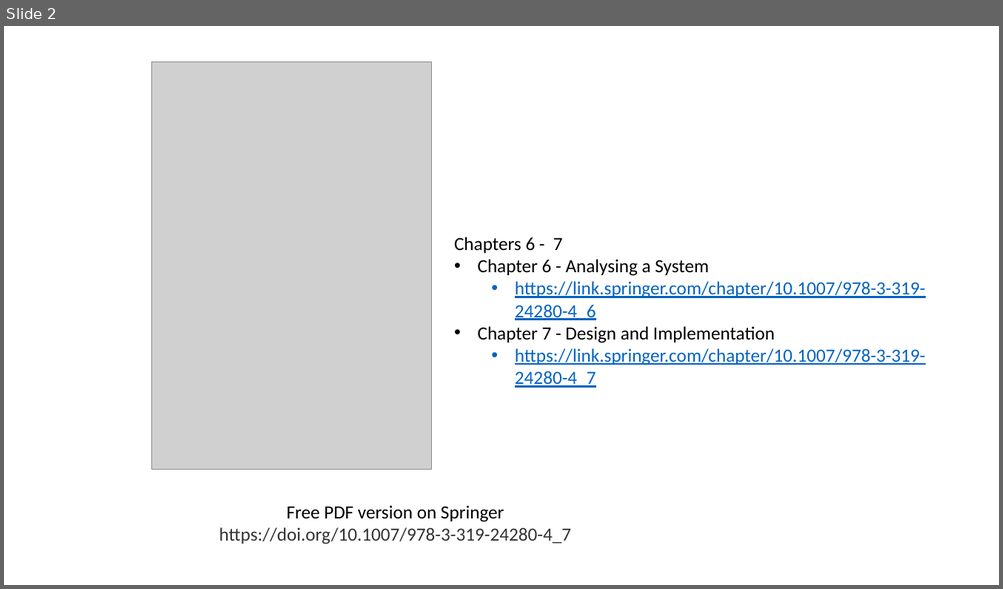
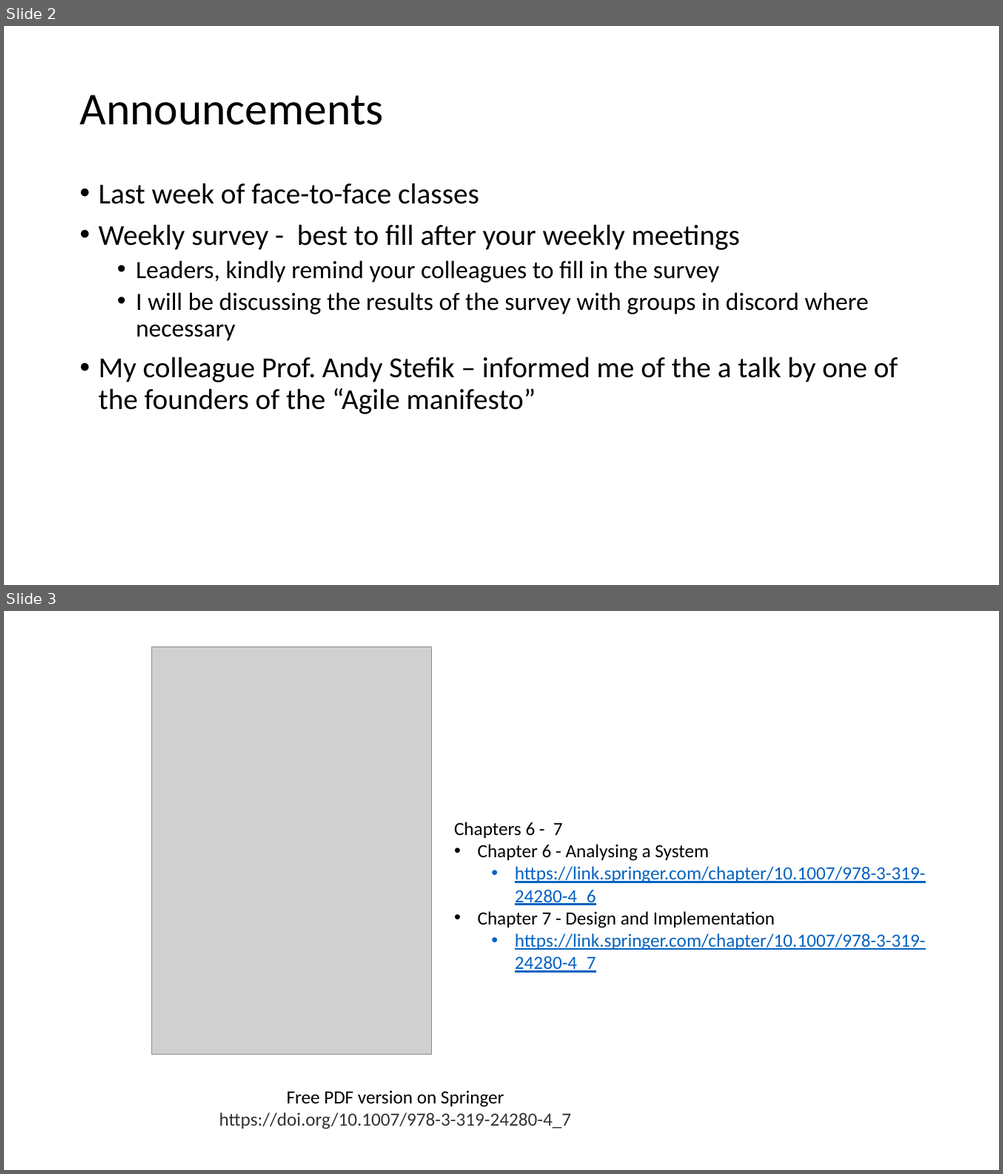
Before and after one commit to johnxu21/johnxu21.github.io, a slide deck: teaching/CS472/Timetable/OOD-V2.pptx. Shown one above the other, each under a label of ours: slide 2 before the commit, slides 2 and 3 after it. The pictures are 1003x589 and 1003x1174 pixels, drawn with LibreOffice and Linux fonts; fonts in the diff are those of the drawing; grey boxes stand for pictures. Boxes give left, top, right and bottom in pixels: in the first picture for what was removed or moved away, otherwise in the second. Text is boxed around its words. In the diff, an @@ line names an element or a change of style, - is before the commit and + after.

```diff
--- a/teaching/CS472/Timetable/OOD-V2.pptx
+++ b/teaching/CS472/Timetable/OOD-V2.pptx
@@ slide 2 added at (x1=4, y1=26, x2=999, y2=585), background #FFFFFF @@
@@ title added at (x1=79, y1=95, x2=383, y2=125), 44 pt, text #000000 @@
+Announcements
@@ text added at (x1=99, y1=183, x2=898, y2=414), 28 pt, text #000000 @@
+• Last week of face-to-face classes
+• Weekly survey - best to fill after your weekly meetings
+  • Leaders, kindly remind your colleagues to fill in the survey
+  • I will be discussing the results of the survey with groups in discord where necessary
+• My colleague Prof. Andy Stefik – informed me of the a talk by one of the founders of the “Agile manifesto”
@@ what was slide 2 is now slide 3 @@
```
Also in this commit, not shown: 7 slides changed, 7 other slides added, 1 slide removed, 2 other files.
